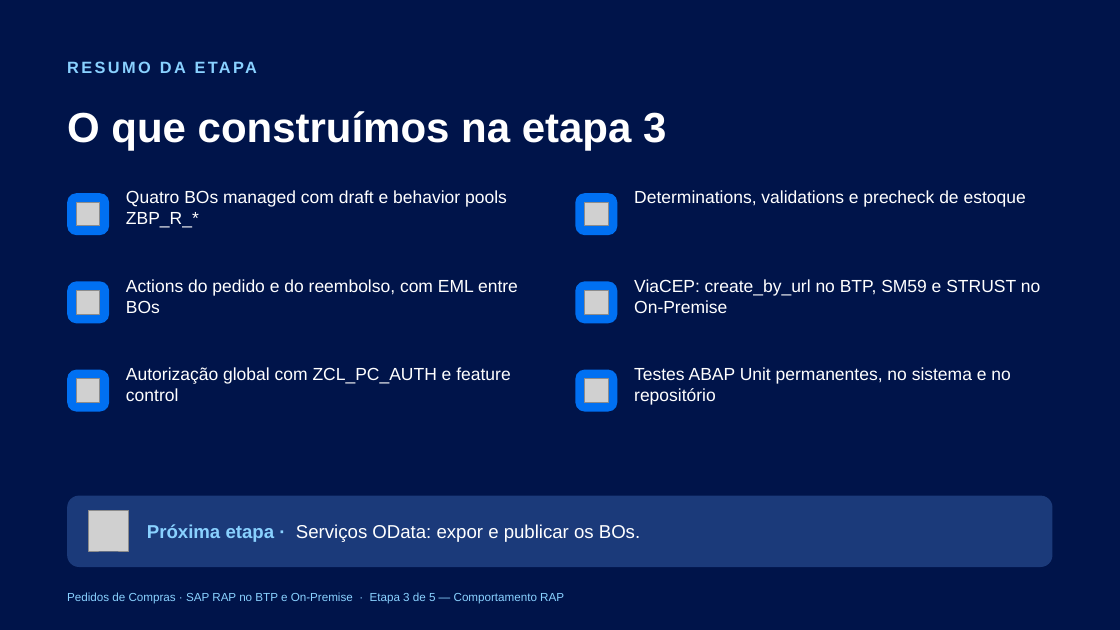
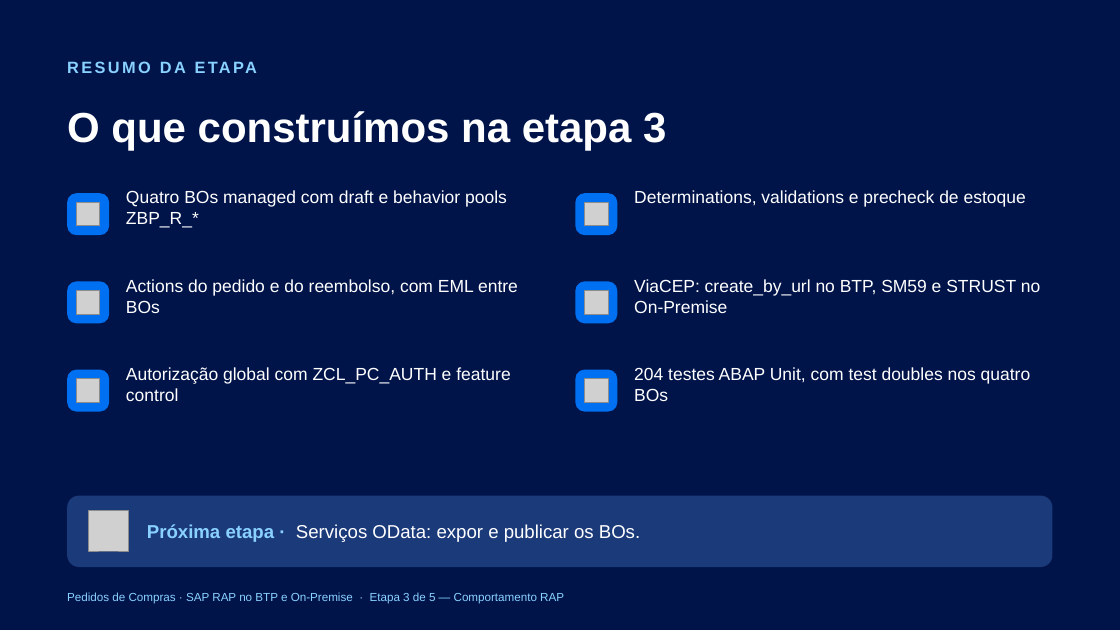
Before and after one commit to AdrianoBispo/sap-abap-rap-pedidos-de-compras-app, a slide deck: slide 42 of docs/apresentacoes/03-comportamento-rap.pptx (slide 41 before the commit). Drawn at 1120x630 pixels with LibreOffice and Linux fonts; fonts in the diff are those of the drawing; grey boxes stand for pictures. Boxes give left, top, right and bottom in pixels: in the first picture for what was removed or moved away, otherwise in the second. Text is boxed around its words. In the diff, an @@ line names an element or a change of style, - is before the commit and + after.

```diff
--- a/docs/apresentacoes/03-comportamento-rap.pptx
+++ b/docs/apresentacoes/03-comportamento-rap.pptx
@@ text at [634, 367, 1031, 401]: text changed @@
-Testes ABAP Unit permanentes, no sistema e no repositório
+204 testes ABAP Unit, com test doubles nos quatro BOs
```
Also in this commit, not shown: 2 other slides changed, 1 slide added.
